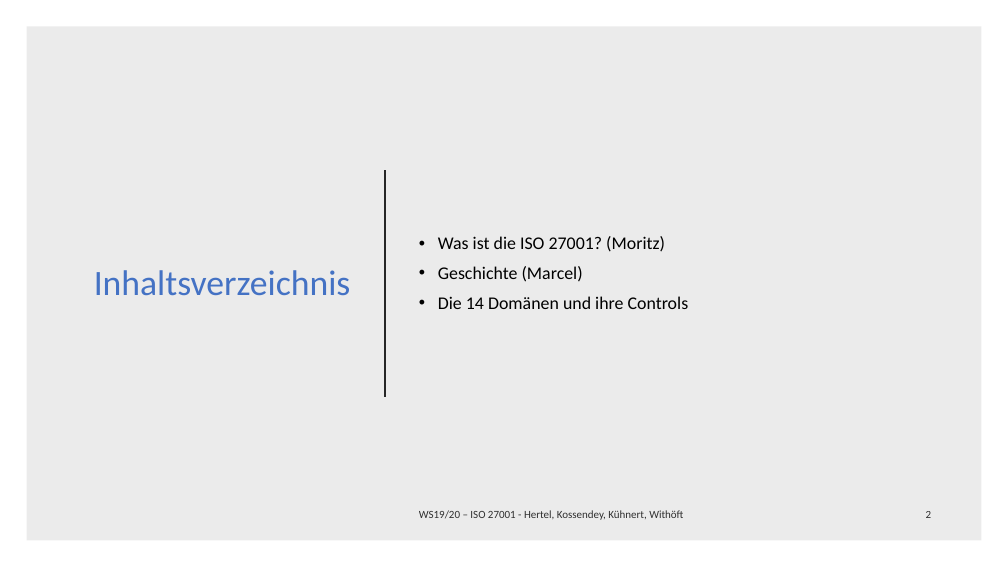
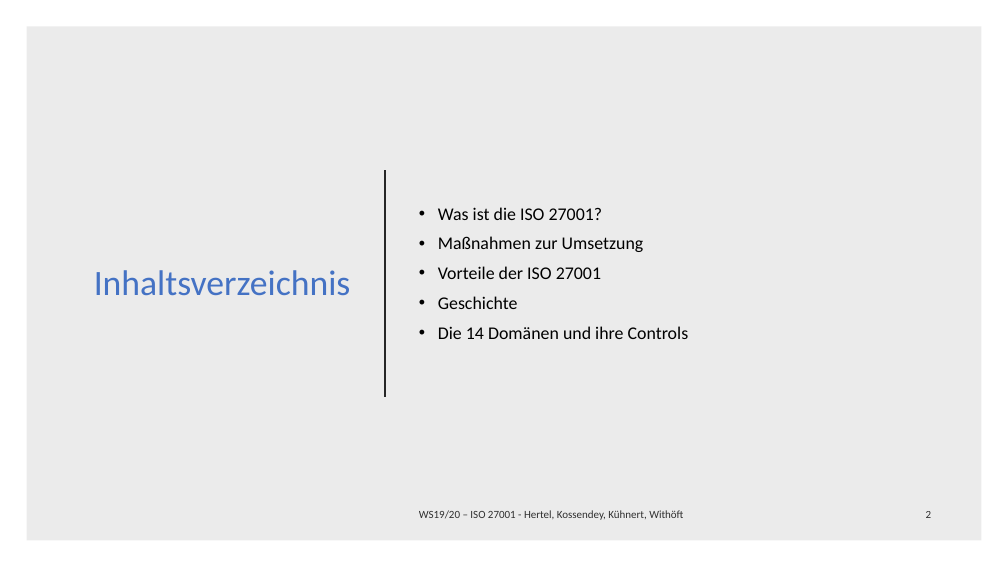
Before and after one commit to mwithoeft/SicherheitUndZuverlaessigkeit, a slide deck: slide 2 of merged.pptx. Drawn at 1008x567 pixels with LibreOffice and Linux fonts; fonts in the diff are those of the drawing. Boxes give left, top, right and bottom in pixels: in the first picture for what was removed or moved away, otherwise in the second. Text is boxed around its words. In the diff, an @@ line names an element or a change of style, - is before the commit and + after.

```diff
--- a/merged.pptx
+++ b/merged.pptx
@@ text at (x1=438, y1=207, x2=644, y2=309): text changed @@
-• Was ist die ISO 27001? (Moritz)
-• Geschichte (Marcel)
+• Was ist die ISO 27001?
+• Maßnahmen zur Umsetzung
+• Vorteile der ISO 27001
+• Geschichte
```
Also in this commit, not shown: 3 other slides changed, 27 slides added.
